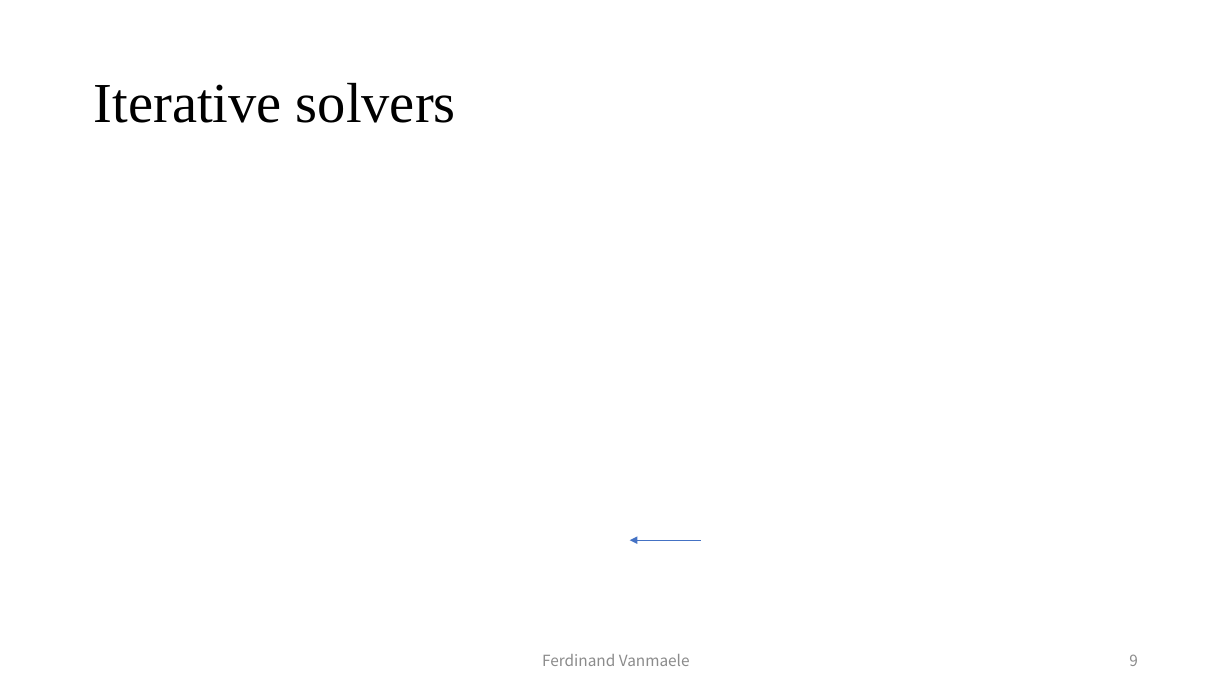
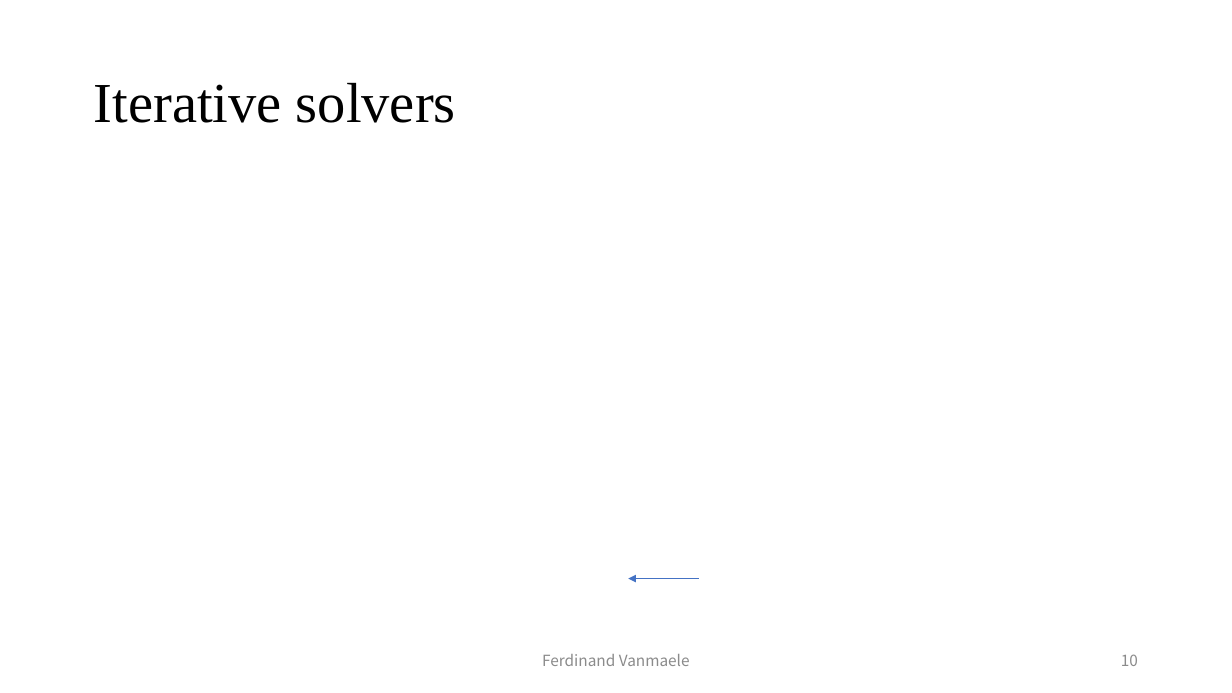
Before and after one commit to fvanmaele/polynomial-preconditioning, a slide deck: slide 10 of presentation.pptx (slide 9 before the commit). Drawn at 1232x693 pixels with LibreOffice and Linux fonts; fonts in the diff are those of the drawing; grey boxes stand for pictures. Boxes give left, top, right and bottom in pixels: in the first picture for what was removed or moved away, otherwise in the second. Text is boxed around its words. In the diff, an @@ line names an element or a change of style, - is before the commit and + after.

```diff
--- a/presentation.pptx
+++ b/presentation.pptx
@@ arrow moved from (630, 541) - (701, 541) to (628, 579) - (700, 579) @@
@@ page number at <box>1121,654,1138,666</box>: text changed @@
-9
+10
```
Also in this commit, not shown: 7 other slides changed, 4 slides added, 1 slide removed, 39 other files.
